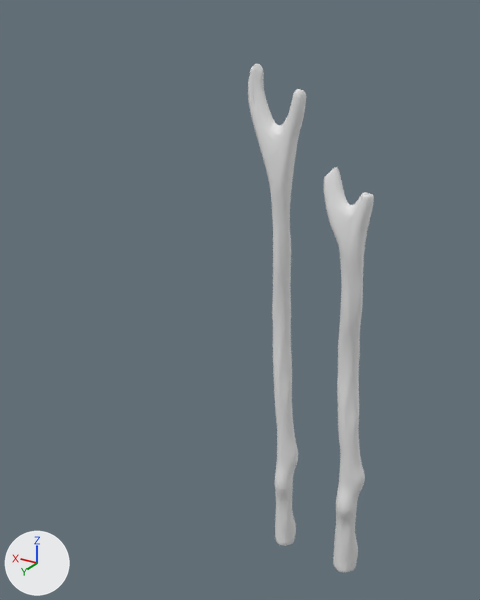
An edit to the Blender file Assets/Models/Stick.blend, drawn before and after from the same camera.
Before and after are seen from a 50 mm camera at (-0.872, 1.327, 1.167) aimed at (-0.122, 0.077, 0.542). The lights are fixed; the arrows at lower left show +X, +Y and +Z.

Before the edit, the objects in view are built like this:
```python
me_cylinder_004 = bpy.data.meshes.new('Cylinder.004')
me_cylinder_004.from_pydata(...)  # 894 vertices, 888 faces, 4 loose edges; spans x -0.044..0.107, y -0.041..0.046, z -0.512..0.586
me_cylinder_012 = bpy.data.meshes.new('Cylinder.012')
me_cylinder_012.from_pydata(...)  # 4151 vertices, 4148 faces, 2 loose edges; spans x -0.034..0.113, y -0.034..0.04, z -0.506..0.782
ob_1_stick = bpy.data.objects.new('1.Stick', me_cylinder_004)
ob_1_stick.location = (-0.4, 0.0, 0.286)
_m = ob_1_stick.modifiers.new('Subdivision', 'SUBSURF')
ob_2_battlestick = bpy.data.objects.new('2.BattleStick', me_cylinder_012)
ob_2_battlestick.location = (-0.22, 0.0, 0.288)
```
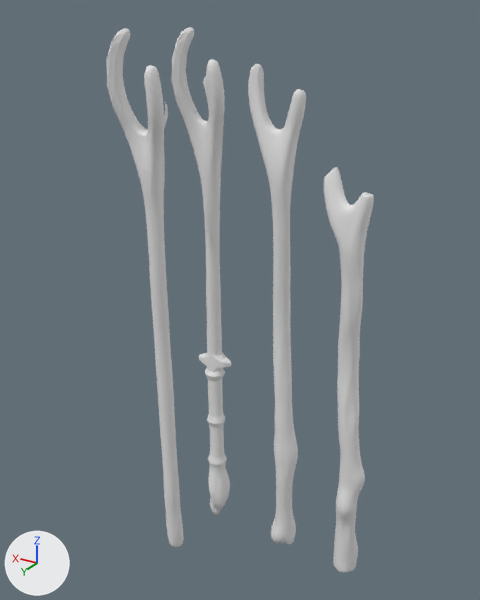
Boxes [x1, y1, x2, y2] around the edits, measured in the pictures (480 x 600 px; the box of a moved part takes in the faces that stretch with it):
'2.BattleStick', reshaped: before [248, 64, 306, 546]; after [248, 64, 306, 544]
'3.QuarterStaff.backup', added: after [106, 28, 184, 547]
'3.QuarterStaff', added: after [171, 27, 231, 515]
part 1 of me_cylinder_012, moved or reshaped: before [248, 65, 298, 546]; after [248, 66, 298, 544]

The change, as a list of edits to the scene's bpy script:
```text
Change me_cylinder_012:
    used by ob_2_battlestick; location = (-0.22, 0.0, 0.288)
    remove me_cylinder_012.from_pydata(...)  # 4151 vertices, 4148 faces, 2 loose edges; spans x -0.034..0.113, y -0.034..0.04, z -0.506..0.782
    add me_cylinder_012.from_pydata(...)  # 4152 vertices, 4150 faces; spans x -0.033..0.113, y -0.034..0.04, z -0.507..0.782
    me_cylinder_012 part 1: 2271 vertices moved from x -0.034..0.109, y -0.034..0.039, z -0.506..0.773 to x -0.033..0.108, y -0.034..0.038, z -0.507..0.773; 7 vertices removed from x -0.01..0.079, y -0.01..0.032, z -0.504..0.67; 8 vertices added at x -0.009..0.076, y -0.005..0.032, z -0.506..0.674
Add me_cylinder_002:
    me_cylinder_002.from_pydata(...)  # 4152 vertices, 4150 faces; spans x -0.013..0.119, y -0.036..0.063, z -0.497..0.853
Add me_cylinder_001:
    me_cylinder_001.from_pydata(...)  # 4152 vertices, 4150 faces; spans x -0.015..0.116, y -0.038..0.062, z -0.501..0.853
Add ob_3_quarterstaff_backup:
    ob_3_quarterstaff_backup = bpy.data.objects.new('3.QuarterStaff.backup', me_cylinder_002)
    ob_3_quarterstaff_backup.location = (-0.001, 0.167, 0.288)
Add ob_3_quarterstaff:
    ob_3_quarterstaff = bpy.data.objects.new('3.QuarterStaff', me_cylinder_001)
    ob_3_quarterstaff.location = (-0.042, 0.0, 0.288)
```
